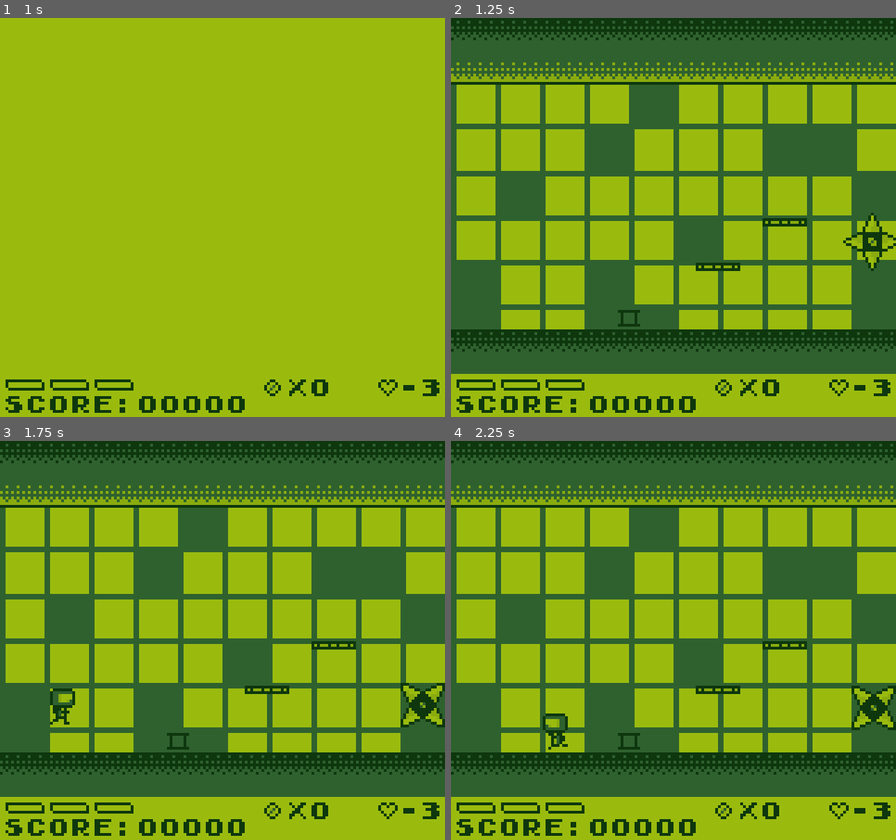
Above: before the commit, frames 1-4 (two rows, left to right).
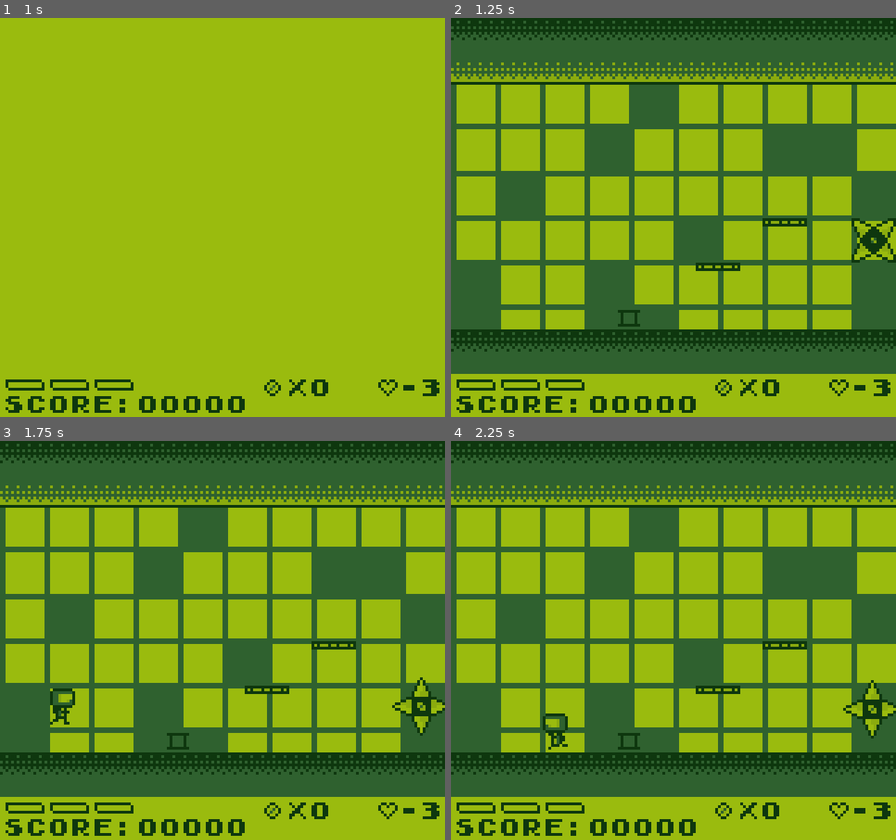
Above: after the commit, the same moments.

Repository: AlanRostem/TurboTrooper
Game: Godot game, scene res://scenes/main/Main.tscn
Same seed, same stepped clock (60 frames per second), same inputs: the game is played once before the commit and once after it. Sound files missing from this copy of the repository are replaced by a short silence.
Inputs:
- Up to frame 1 (1 s): tap Enter (pause) at 0.5 s; hold D (move_right) from 0.53 s (still down); tap S (aim_down) at 0.6 s; tap Space (jump) at 0.77 s
- Up to frame 2 (1.25 s): keep holding D (move_right)
- Up to frame 3 (1.75 s): keep holding D (move_right); tap W (aim_up) at 1.35 s; tap Space (jump) at 1.52 s
- Up to frame 4 (2.25 s): release D (move_right) at 2.03 s; hold A (move_left) from 2.03 s (still down); tap K (fire) at 2.1 s

Frame 1 is identical in both runs. In frame 2, 0.6% of the frame differs, in the area x 88-100%, y 48-64%; in frame 3, 0.8%; in frame 4, 0.8%, in the area x 88-100%, y 59-75%.

Commit message:
man i have retard

Diff:
--- a/project/scenes/game/world/environment/hazards/MovingSpikeHazard.tscn
+++ b/project/scenes/game/world/environment/hazards/MovingSpikeHazard.tscn
@@ -1,7 +1,7 @@
-[gd_scene load_steps=12 format=2]
+[gd_scene load_steps=11 format=2]
 
 [ext_resource path="res://scenes/game/world/entity/MovingEntity.tscn" type="PackedScene" id=1]
-[ext_resource path="res://scenes/game/world/entity/components/hit_box/HitBox.gd" type="Script" id=2]
+[ext_resource path="res://scenes/game/world/entity/components/hit_box/HitBox.tscn" type="PackedScene" id=2]
 [ext_resource path="res://assets/sprites/hazard/floating_spike_star.png" type="Texture" id=3]
 [ext_resource path="res://scenes/game/world/environment/hazards/MovingSpikeHazard.gd" type="Script" id=4]
 
@@ -37,9 +37,6 @@
 [sub_resource type="RectangleShape2D" id=7]
 extents = Vector2( 10, 11 )
 
-[sub_resource type="RectangleShape2D" id=4]
-extents = Vector2( 10, 11 )
-
 [node name="MovingSpikeHazard" instance=ExtResource( 1 )]
 collision_layer = 1
 collision_mask = 0
@@ -49,7 +46,6 @@
 
 [node name="AnimatedSprite" type="AnimatedSprite" parent="." index="0"]
 frames = SubResource( 3 )
-frame = 1
 playing = true
 
 [node name="BodyShape" parent="." index="1"]
@@ -57,26 +53,23 @@
 disabled = true
 one_way_collision = true
 
-[node name="OutHitBox" type="Area2D" parent="." index="2"]
-script = ExtResource( 2 )
+[node name="InHitBox" parent="." index="2" instance=ExtResource( 2 )]
+hit_box_action_type = 1
+__team = "enemy_team"
+
+[node name="CollisionShape2D" type="CollisionShape2D" parent="InHitBox" index="0"]
+shape = SubResource( 7 )
+
+[node name="OutHitBox" parent="." index="3" instance=ExtResource( 2 )]
 __team = "enemy_team"
 
 [node name="CollisionShape2D" type="CollisionShape2D" parent="OutHitBox" index="0"]
 shape = SubResource( 7 )
 
-[node name="InHitBox" type="Area2D" parent="." index="3"]
-script = ExtResource( 2 )
-hit_box_action_type = 1
-__team = "enemy_team"
-
-[node name="CollisionShape2D" type="CollisionShape2D" parent="InHitBox" index="0"]
-visible = false
-shape = SubResource( 4 )
-
 [node name="DisabledTimer" type="Timer" parent="." index="4"]
-wait_time = 2.0
+wait_time = 6.0
 one_shot = true
 
+[connection signal="hit_received" from="InHitBox" to="." method="_on_InHitBox_hit_received"]
 [connection signal="hit_dealt" from="OutHitBox" to="." method="_on_OutHitBox_hit_dealt"]
-[connection signal="hit_received" from="InHitBox" to="." method="_on_InHitBox_hit_received"]
 [connection signal="timeout" from="DisabledTimer" to="." method="_on_DisabledTimer_timeout"]
Not shown: 1 places in project/scenes/game/world/entity/entities/enemy/Enemy.tscn that only renumber resources
